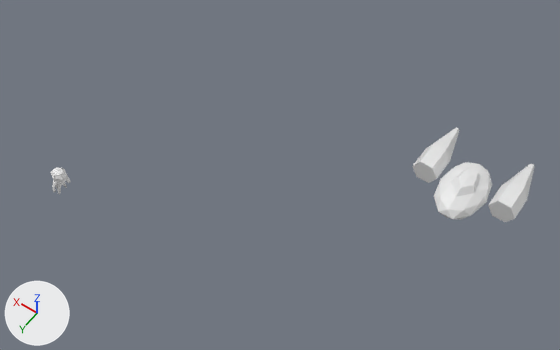
A saved change to the Blender file public/models/assets.blend.
Rendered twice from a 50 mm lens placed at (-21.0, 11.9, 29.4), pointed at (-8.5, -5.6, 1.9). Every picture has the same lights, and +X, +Y and +Z are marked at lower left. The same objects are shown in both versions, whatever each file hides.

In view in the first picture: 'Astronaut', 'Ship'.
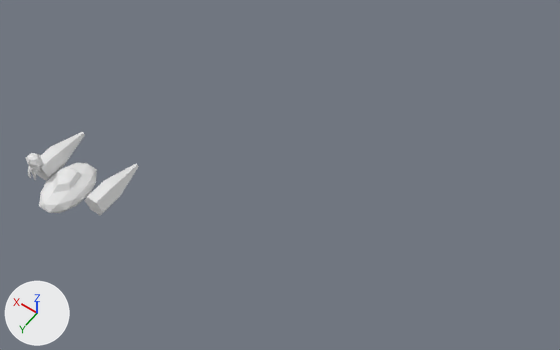
Pixel boxes [x1, y1, x2, y2] of what changed, in the pictures (560 x 350 px):
'Ship', moved: before [412, 128, 534, 222]; after [36, 132, 139, 216]
'Astronaut', moved: before [50, 167, 71, 194]; after [26, 153, 44, 180]

The edits, one by one:
Object 'Ship' (ob_ship) moves from (-15.9, -8.09, 3.31) to (0.0, 0.0, 0.0).
Object 'Astronaut' (ob_astronaut) moves from (0.0, 0.0, 0.15) to (1.67, 0.0, -0.01).
